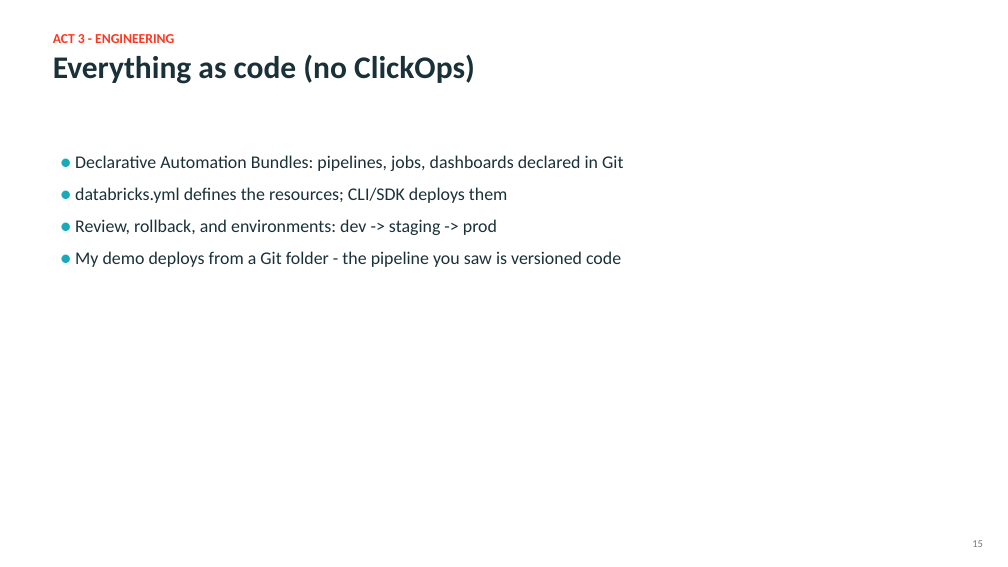
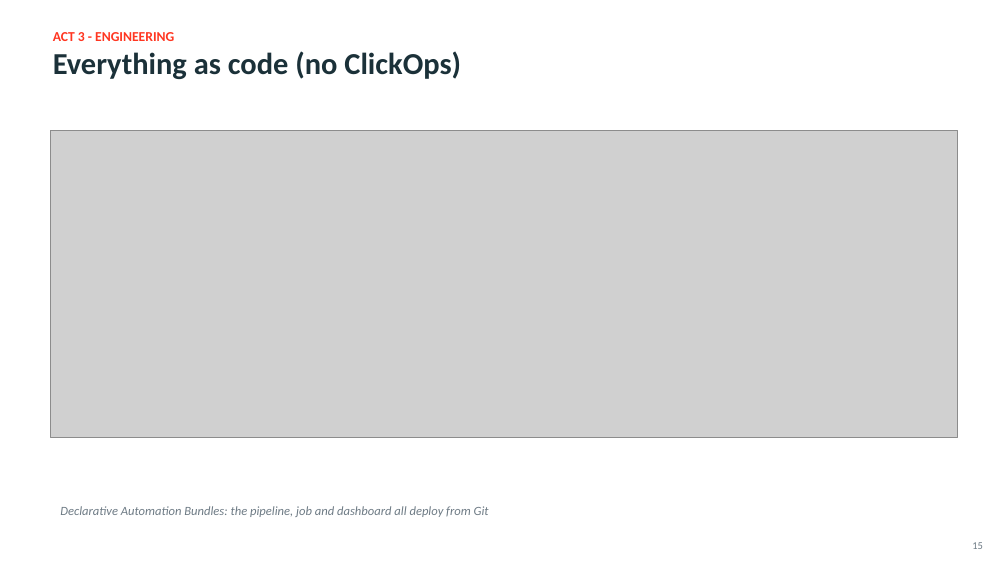
Before and after one commit to adranale/databricks_demo, a slide deck: slide 15 of AI_Through_Modern_Data_Platforms_Databricks.pptx. Drawn at 1008x567 pixels with LibreOffice and Linux fonts; fonts in the diff are those of the drawing; grey boxes stand for pictures. Boxes give left, top, right and bottom in pixels: in the first picture for what was removed or moved away, otherwise in the second. Text is boxed around its words. In the diff, an @@ line names an element or a change of style, - is before the commit and + after.

Commit message:
Update talk deck: real workspace visuals + conceptual diagrams, neutral voice
- Replaced all screenshot placeholders with 4 live-data renders (pipeline graph 17 datasets, landing volume, silver tables, gold dashboard)
- Added 11 Databricks-style diagrams (platform architecture, Delta, engines, batch vs streaming, CDC, DAB, outputs, Unity Catalog, MLflow, RAG, Unity Gateway)
- Rewrote slides to neutral voice (no demo references)

```diff
--- a/AI_Through_Modern_Data_Platforms_Databricks.pptx
+++ b/AI_Through_Modern_Data_Platforms_Databricks.pptx
@@ text at <box>53,51,461,79</box>: size 30 to 29 pt in "Everything as code (no ClickOps)" @@
@@ picture added at <box>51,130,958,438</box> @@
@@ text removed at <box>75,155,623,267</box> @@
-● Declarative Automation Bundles: pipelines, jobs, dashboards declared in Git
-● databricks.yml defines the resources; CLI/SDK deploys them
-● Review, rollback, and environments: dev -> staging -> prod
-● My demo deploys from a Git folder - the pipeline you saw is versioned code
@@ text added at <box>60,506,489,517</box>, 12 pt, text #6E7B85, italic @@
+Declarative Automation Bundles: the pipeline, job and dashboard all deploy from Git
```
Also in this commit, not shown: 21 other slides changed.
